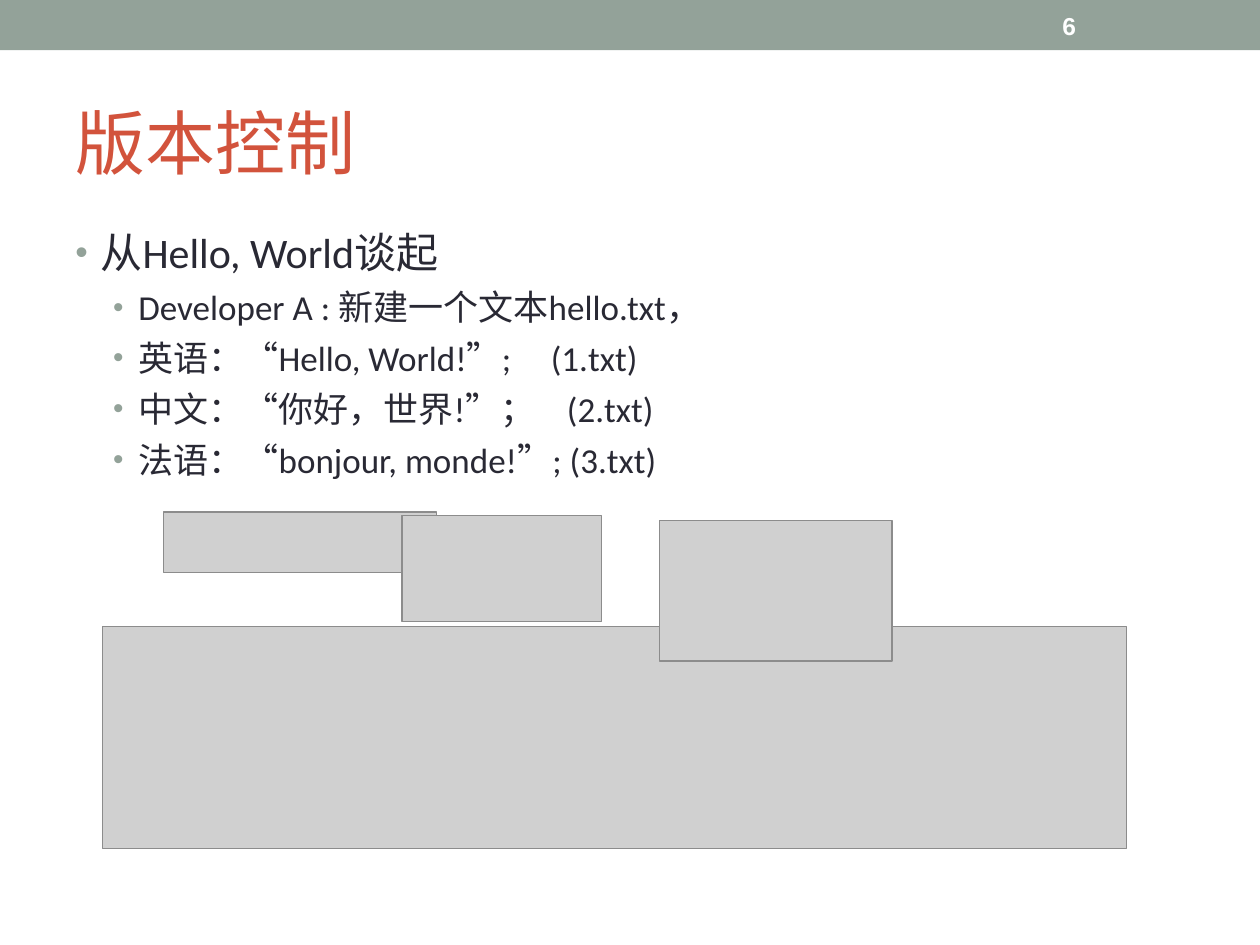
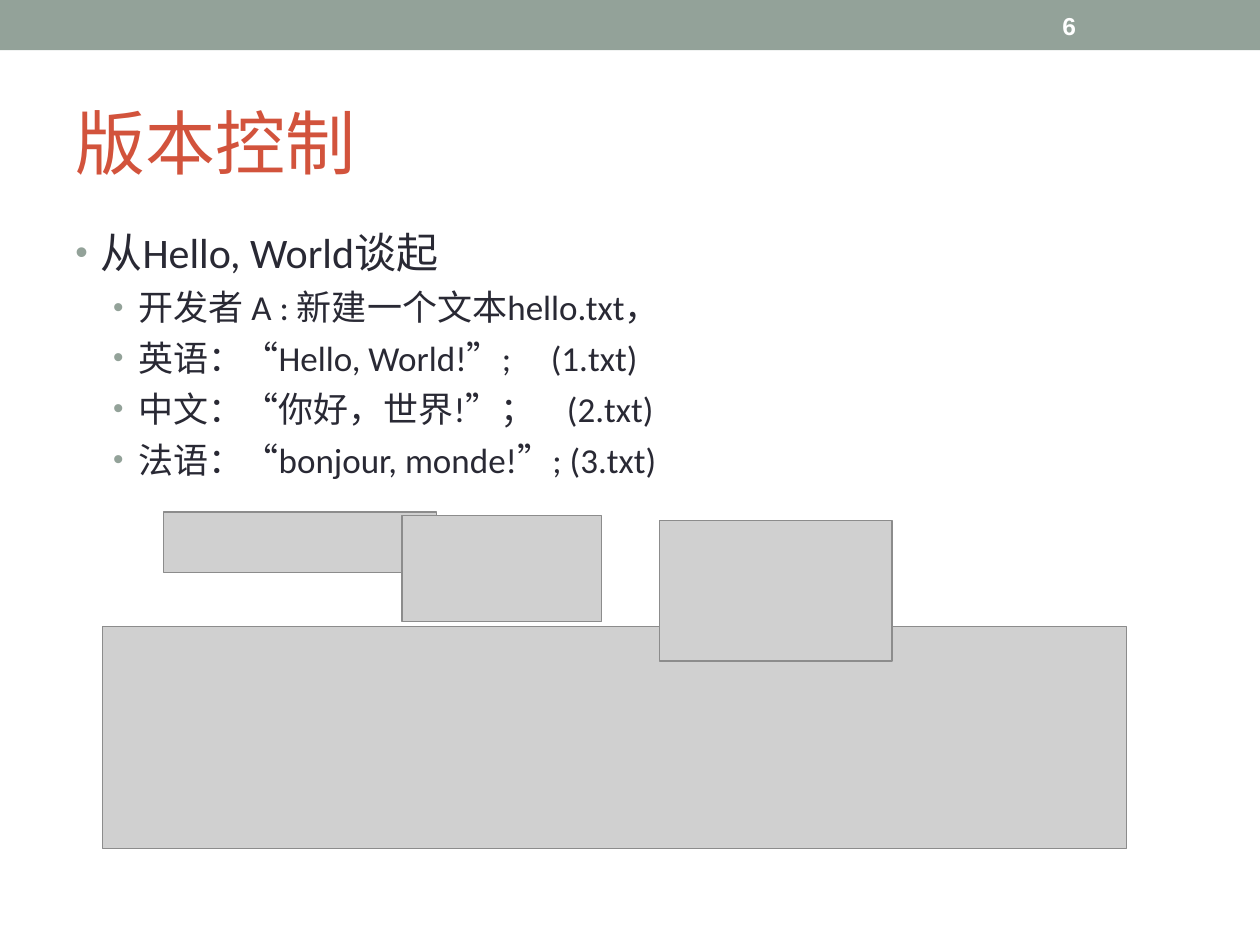
Before and after one commit to Lyon-NEU/Git, a slide deck: slide 6 of git.ppt. Drawn at 1260x945 pixels with LibreOffice and Linux fonts; fonts in the diff are those of the drawing; grey boxes stand for pictures. Boxes give left, top, right and bottom in pixels: in the first picture for what was removed or moved away, otherwise in the second. Text is boxed around its words. In the diff, an @@ line names an element or a change of style, - is before the commit and + after.

```diff
--- a/git.ppt
+++ b/git.ppt
@@ text at [138, 290, 660, 324]: text changed @@
-  • Developer A : 新建一个文本hello.txt，
+  • 开发者 A : 新建一个文本hello.txt，
```
Also in this commit, not shown: 23 other slides changed, 13 slides added, 3 slides removed.
